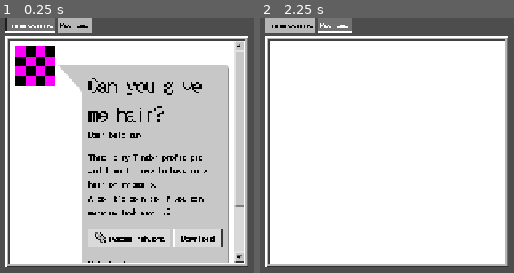
Above: before the commit, frames 1-2 (left to right).
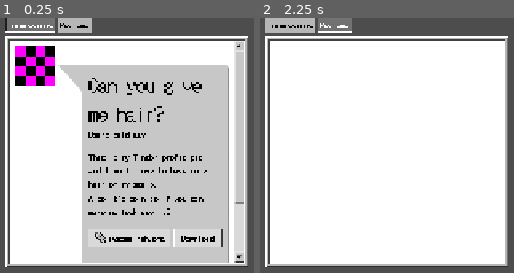
Above: after the commit, the same moments.

Repository: MunnChai/GMTKGameJam2025
Game: Godot game, scene res://apps/commissions_app/commissions_app.tscn
The game is run twice, just before and just after one commit, with the same random seed, the same clock (stepped at 60 frames per second) and the same inputs. This scene is started directly instead of the project's main scene.
Inputs:
- Up to frame 1 (0.25 s): no input
- Up to frame 2 (2.25 s): click "Download" at 0.5 s; click "Commissions" at 1.25 s; click "Reviews" at 2 s

The runs differ from the first frame. In frame 1, 0.3% of the frame differs, in the area x 34-97%, y 44-97%; in frame 2, nothing differs.
Error in both runs: Invalid call. Nonexistent function 'execute' in base 'Nil'. (res://apps/commissions_app/commissions_app.gd:60)

Commit message:
Small cleanups

Diff:
--- a/game/gmtkgamejam2025/apps/commissions_app/commissions_app.gd
+++ b/game/gmtkgamejam2025/apps/commissions_app/commissions_app.gd
@@ -45,7 +45,7 @@
 
 func on_download_pressed() -> void:
 	var files = asset_list.get_children()
-	var folder_name: String = "Client " + commission_stat.id
+	var folder_name: String = "User " + commission_stat.id
 	var client_folder = Folder.new(folder_name)
 	FileSystem.add_file_node_at("/commissions", client_folder)
 	for download_file: DownloadFile in files:
@@ -84,7 +84,7 @@
 		return
 	commission_stat = stat
 
-	id.text = "User [b]" + stat.id + "[/b]"
+	id.text = "User: [b]" + stat.id + "[/b]"
 	title.text = "[b][i]" + stat.title + "[/i][/b]"
 	desc.text = stat.desc
 
@@ -135,6 +135,7 @@
 # update the feedback_tab
 func update_feedback() -> void:
 	var feedbacks: Array[Feedback] = CommissionsManager.get_feedbacks()
+	feedbacks.reverse()
 	for fb in feedbacks:
 		var feedback_instance = FeedbackListItemScene.instantiate()
 		feedback_list.add_child(feedback_instance)
--- a/game/gmtkgamejam2025/apps/commissions_app/commissions_app.tscn
+++ b/game/gmtkgamejam2025/apps/commissions_app/commissions_app.tscn
@@ -244,7 +244,7 @@
 text = "Download"
 
 [node name="Control3" type="Control" parent="PanelContainer/MarginContainer/VBoxContainer/PanelContainer/MarginContainer/PanelContainer/Commissions/ScrollContainer/MarginContainer/HBoxContainer/MarginContainer/MarginContainer/VBoxContainer"]
-custom_minimum_size = Vector2(0, 15)
+custom_minimum_size = Vector2(0, 25)
 layout_mode = 2
 
 [node name="RichTextLabel" type="RichTextLabel" parent="PanelContainer/MarginContainer/VBoxContainer/PanelContainer/MarginContainer/PanelContainer/Commissions/ScrollContainer/MarginContainer/HBoxContainer/MarginContainer/MarginContainer/VBoxContainer"]
--- a/game/gmtkgamejam2025/apps/commissions_app/feedback/feedback_details.gd
+++ b/game/gmtkgamejam2025/apps/commissions_app/feedback/feedback_details.gd
@@ -17,12 +17,13 @@
 
 func setup(feedback: Feedback) -> void:
 	var stat: CommissionStat = feedback.get_stat()
-	feedback_id.text = "Client " + stat.id
+	feedback_id.text = "User: [b]" + stat.id + "[/b]"
 	feedback_title.text = stat.title
 	feedback_desc.text = stat.desc
 
 	feedback_submission.texture = feedback.get_submission_texture()
 
+	feedback_id_2.text = "User: [b]" + stat.id + "[/b]"
 	feedback_rating.text = str(feedback.rating)
 	feedback_comments.text = "Comments:\n" + feedback.comments
 
--- a/game/gmtkgamejam2025/apps/commissions_app/feedback/feedback_details.tscn
+++ b/game/gmtkgamejam2025/apps/commissions_app/feedback/feedback_details.tscn
@@ -89,6 +89,7 @@
 mouse_filter = 1
 theme = ExtResource("2_ytrpd")
 theme_override_colors/default_color = Color(0, 0, 0, 1)
+bbcode_enabled = true
 text = "User"
 fit_content = true
 
@@ -220,6 +221,7 @@
 mouse_filter = 1
 theme = ExtResource("2_ytrpd")
 theme_override_colors/default_color = Color(0, 0, 0, 1)
+bbcode_enabled = true
 text = "User"
 fit_content = true
 
--- a/game/gmtkgamejam2025/apps/commissions_app/feedback/feedback_list_item.gd
+++ b/game/gmtkgamejam2025/apps/commissions_app/feedback/feedback_list_item.gd
@@ -16,7 +16,7 @@
 	feedback = fb
 	var stat: CommissionStat = fb.get_stat()
 	item_title.text = stat.title
-	client_id.text = stat.id
+	client_id.text = "User: " + stat.id
 
 func get_feedback() -> Feedback:
 	return feedback
